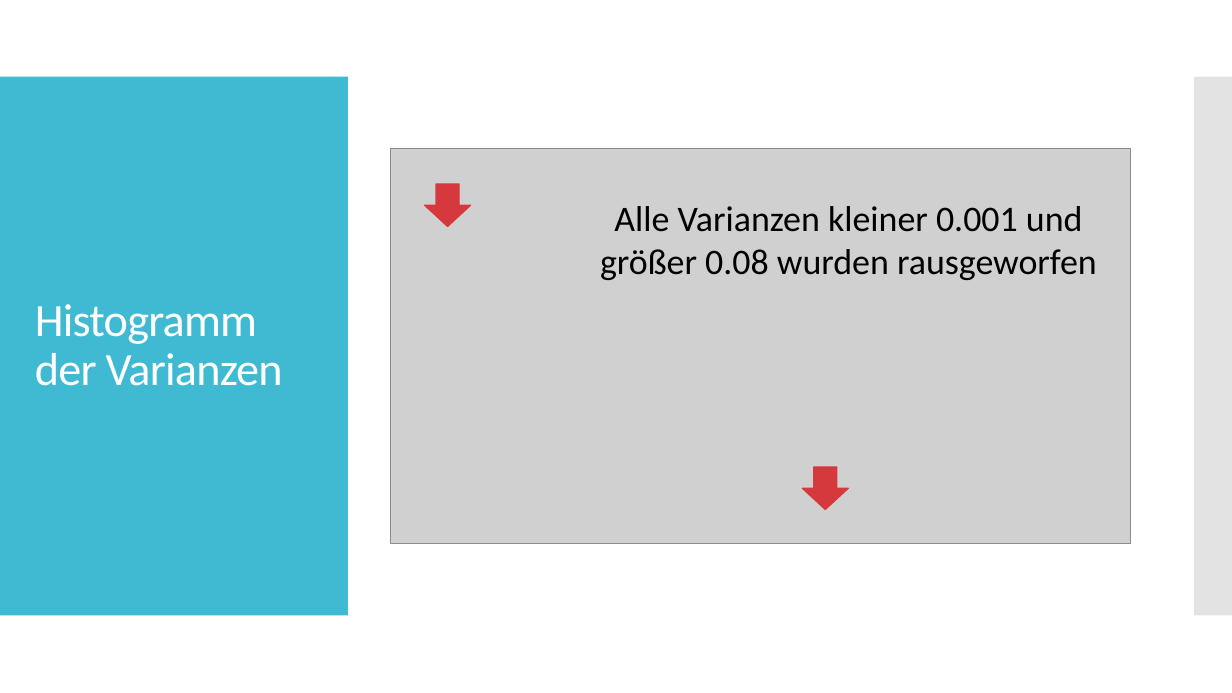
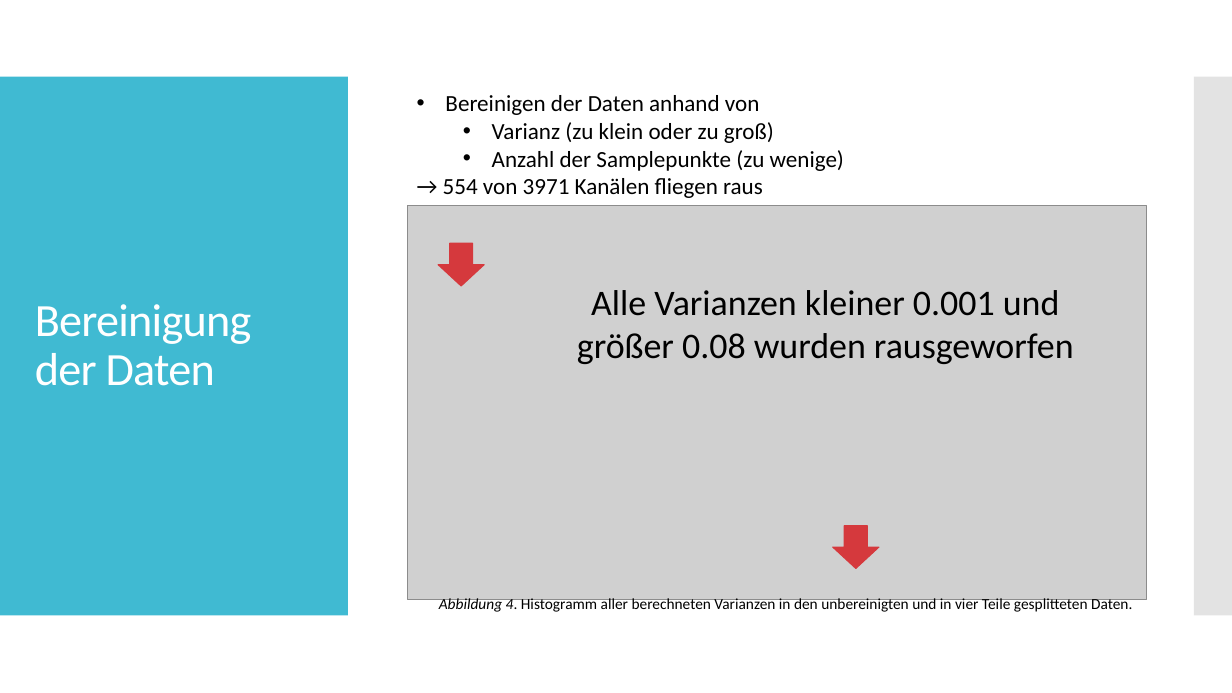
Before and after one commit to christianneumannCAU/Master-CAU, a slide deck: slide 10 of 03_exposé/Results.pptx (slide 4 before the commit). Drawn at 1232x693 pixels with LibreOffice and Linux fonts; fonts in the diff are those of the drawing; grey boxes stand for pictures. Boxes give left, top, right and bottom in pixels: in the first picture for what was removed or moved away, otherwise in the second. Text is boxed around its words. In the diff, an @@ line names an element or a change of style, - is before the commit and + after.

```diff
--- a/03_exposé/Results.pptx
+++ b/03_exposé/Results.pptx
@@ text added at (x1=443, y1=95, x2=844, y2=198), 18 pt, text #000000 @@
+• Bereinigen der Daten anhand von
+  • Varianz (zu klein oder zu groß)
+  • Anzahl der Samplepunkte (zu wenige)
+→ 554 von 3971 Kanälen fliegen raus
@@ picture moved from (x1=391, y1=149, x2=1130, y2=543) to (x1=408, y1=205, x2=1147, y2=600) @@
@@ down arrow moved from (x1=424, y1=184, x2=470, y2=226) to (x1=438, y1=243, x2=484, y2=286) @@
@@ text "Alle Varianzen kleiner 0.001 und" moved from (x1=600, y1=206, x2=1097, y2=280) to (x1=577, y1=290, x2=1074, y2=364) @@
@@ title at (x1=35, y1=304, x2=251, y2=386): text changed @@
-Histogramm der Varianzen
+Bereinigung der Daten
@@ down arrow moved from (x1=802, y1=467, x2=848, y2=509) to (x1=833, y1=526, x2=879, y2=568) @@
@@ text added at (x1=439, y1=598, x2=1132, y2=613), 12 pt, text #000000 @@
+Abbildung 4. Histogramm aller berechneten Varianzen in den unbereinigten und in vier Teile gesplitteten Daten.
```
Also in this commit, not shown: 6 other slides changed, 13 slides added, 6 slides removed, 15 other files.
